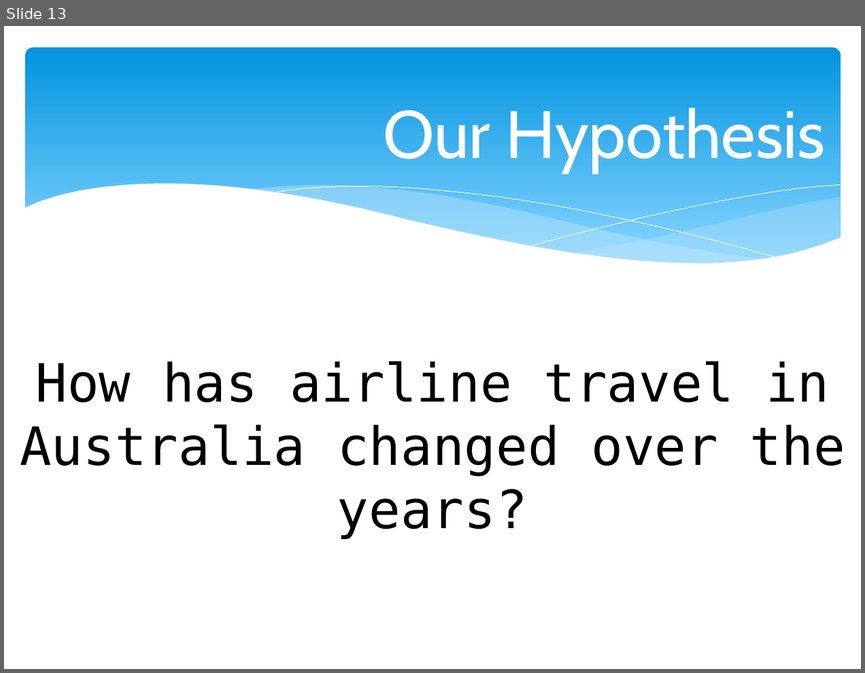
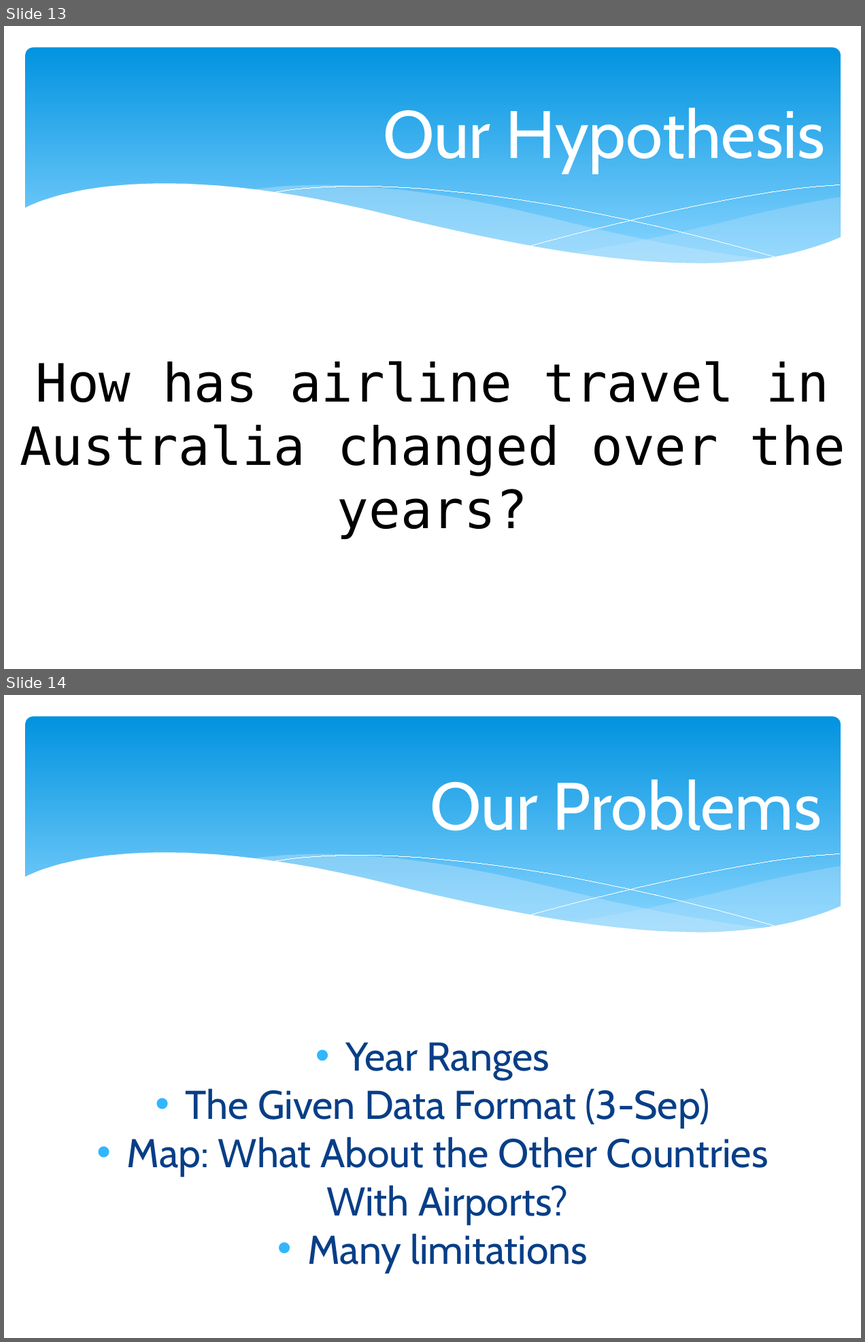
Before and after one commit to jack9966qk/INFO20002-Project, a slide deck: INFO20002.pptx. Shown one above the other, each under a label of ours: slide 13 before the commit, slides 13 and 14 after it. The pictures are 865x673 and 865x1342 pixels, drawn with LibreOffice and Linux fonts; fonts in the diff are those of the drawing. Boxes give left, top, right and bottom in pixels: in the first picture for what was removed or moved away, otherwise in the second. Text is boxed around its words. In the diff, an @@ line names an element or a change of style, - is before the commit and + after.

Commit message:
Made A new Slide

```diff
--- a/INFO20002.pptx
+++ b/INFO20002.pptx
@@ slide 14 added at <box>4,695,861,1338</box>, background #FFFFFF; not listed: 6 template elements that a slide beside it also shows @@
@@ title added at <box>430,779,821,831</box>, 80 pt, text #FFFFFF @@
+Our Problems
@@ text added at <box>127,1042,768,1272</box>, 48 pt, text #073E87 @@
+• Year Ranges
+• The Given Data Format (3-Sep)
+• Map: What About the Other Countries With Airports?
+• Many limitations
```
